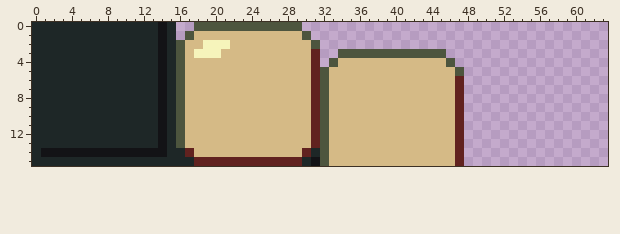
File history of a pixel-art sprite, gfx/editor_tile.png. Above: the version before the commit.
The file is 64x16 pixels.
Once edited:
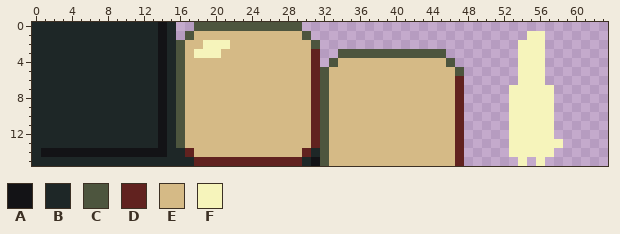
Palette (. is transparent): A #131316  B #1e2727  C #4d553e  D #61221f  E #d5ba86  F #f6f4bb
Change:
y 1: x 55..56 .. -> FF
y 2..6: x 54..56 ... -> FFF
y 7..12: x 53..57 ..... -> FFFFF
y 13: x 53..58 ...... -> FFFFFF
y 14: x 53..57 ..... -> FFFFF
y 15: x 54 . -> F; x 56 . -> F
Boxes around the changes in both pictures, in picture pixels (x1, y1, x2, y2):
added: (509, 31, 563, 166)
